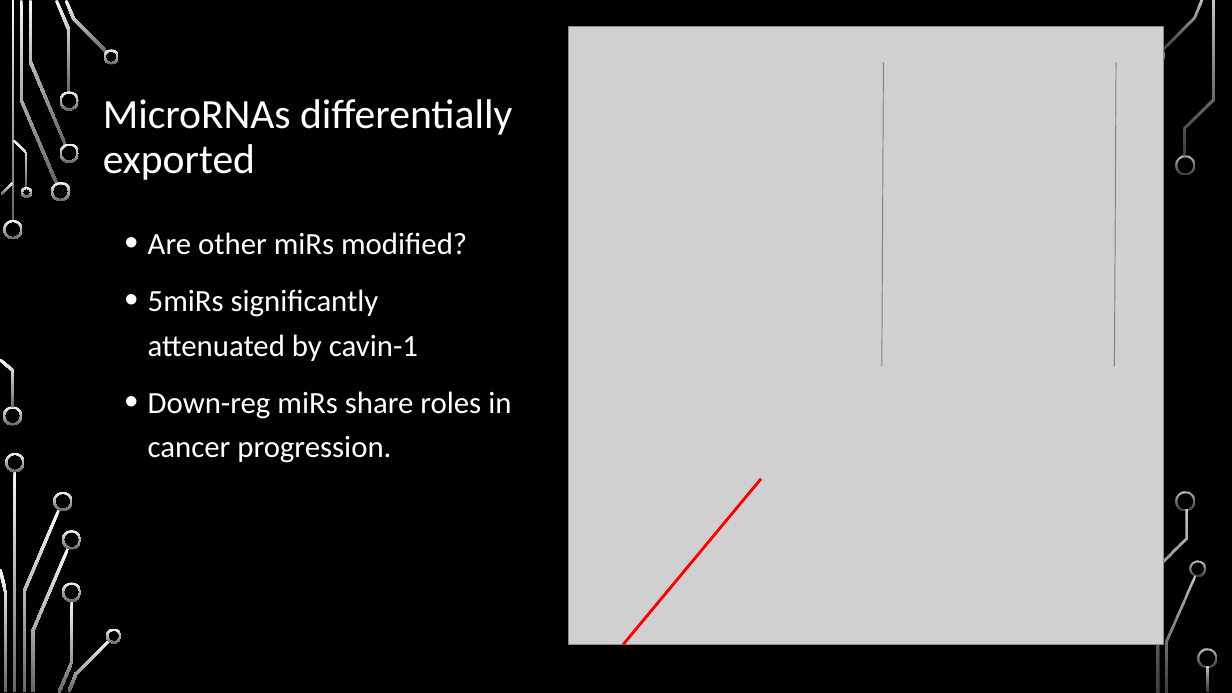
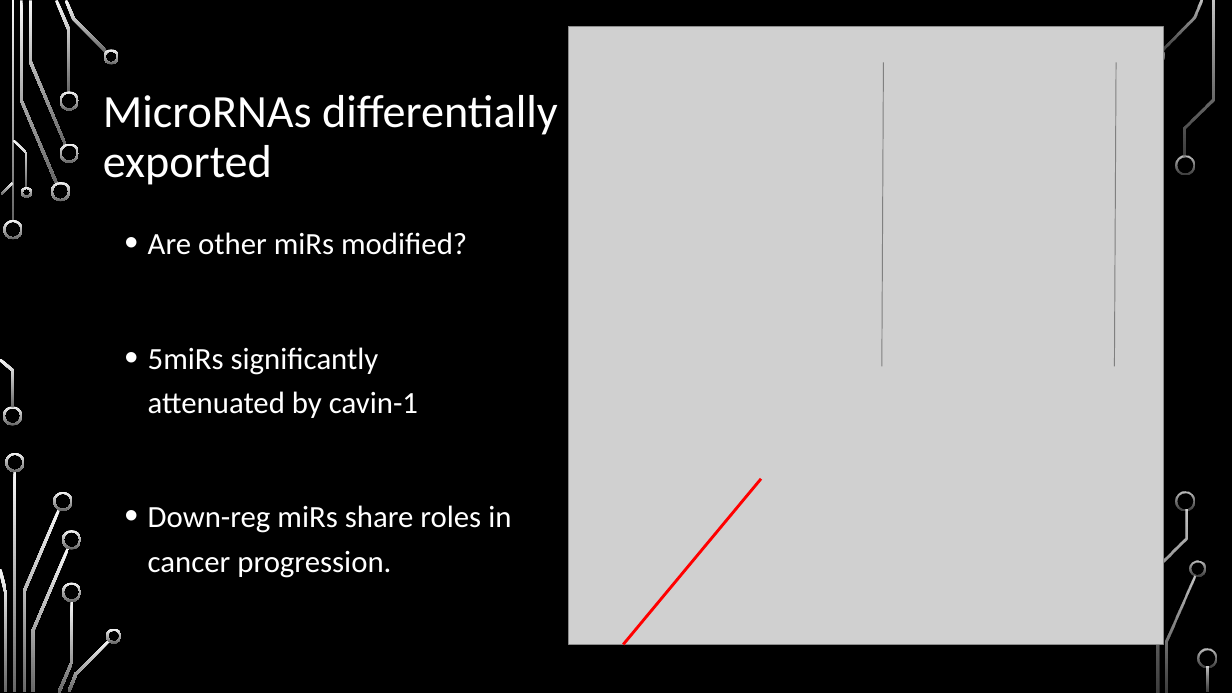
Before and after one commit to HarleyRobinson/Honours2, a slide deck: slide 6 of BackgroundInfo/MeetingSept.pptx. Drawn at 1232x693 pixels with LibreOffice and Linux fonts; fonts in the diff are those of the drawing; grey boxes stand for pictures; background and template pictures are left out. Boxes give left, top, right and bottom in pixels: in the first picture for what was removed or moved away, otherwise in the second. Text is boxed around its words. In the diff, an @@ line names an element or a change of style, - is before the commit and + after.

```diff
--- a/BackgroundInfo/MeetingSept.pptx
+++ b/BackgroundInfo/MeetingSept.pptx
@@ title "MicroRNAs differentially exported" at <box>103,95,558,185</box>: size 32.4 to 36 pt @@
@@ text "Are other miRs modified?" rewrapped from <box>148,232,511,463</box> to <box>148,232,511,578</box> @@
```
Also in this commit, not shown: 5 other slides changed, 1 slide added, 1 slide removed, 1 other file.
